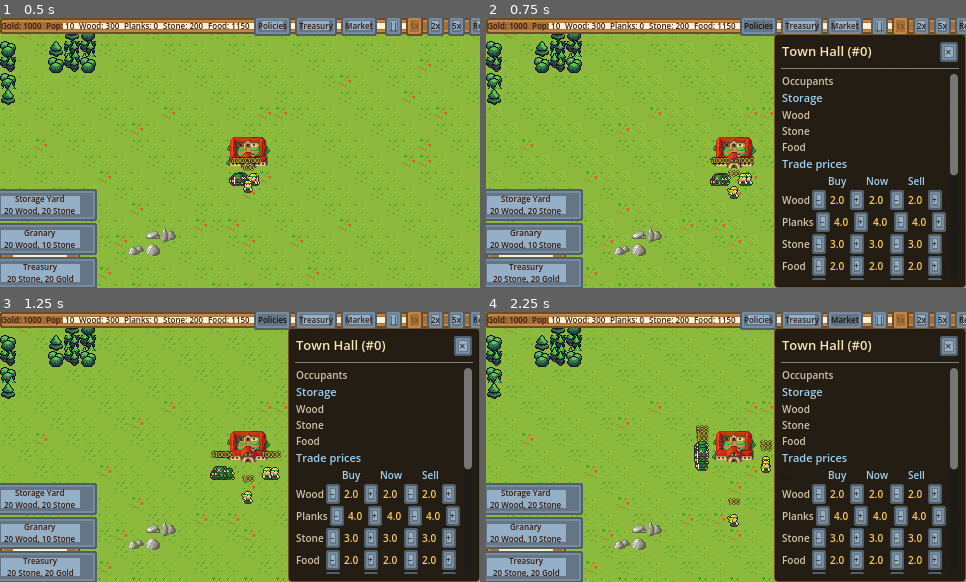
Above: before the commit, frames 1-4 (two rows, left to right).
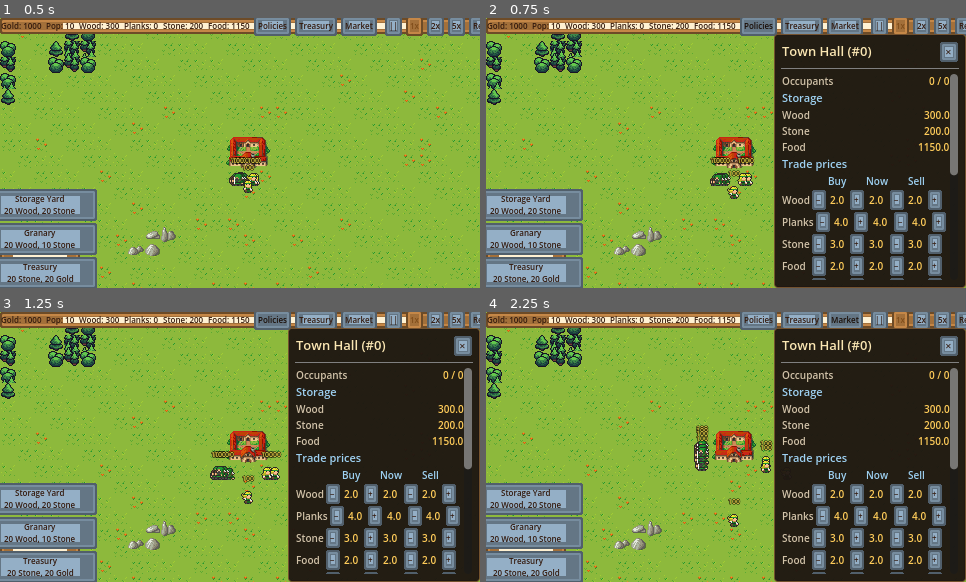
Above: after the commit, the same moments.

Repository: stierk/freepeople
Game: Godot game, scene res://scenes/main/Main.tscn
The game is run twice, just before and just after one commit, with the same random seed, the same clock (stepped at 60 frames per second) and the same inputs.
Inputs:
- Up to frame 1 (0.5 s): no input
- Up to frame 2 (0.75 s): click "Policies" at 0.5 s
- Up to frame 3 (1.25 s): no input
- Up to frame 4 (2.25 s): click "Treasury" at 1.25 s; click "Market" at 2 s

Frame 1 is identical in both runs. In frame 2, 0.4% of the frame differs, in the area x 90-97%, y 21-50%; in frame 3, 0.4%; in frame 4, 0.4%.

Commit message:
Rename Freepeople -> Freisassen; prep Android release (AAB, release keystore)
Rename across project title, Android package ID (de.hirth.freepeople ->
de.hirth.freisassen), the in-fiction glossary term for the inhabitants
(Freepeople/Freeperson -> Freisassen/Freisasse), docs, tooling, and agent
prompts. Fiction wording reviewed by story-keeper.

Android release prep for the first-ever Play Store upload:
- Remove the stray, half-configured 'Android 2' export preset.
- Lock gradle_build/min_sdk=24 and target_sdk=36 explicitly (previously
  blank, silently inheriting android/build/config.gradle's defaults).
- Untrack the old debug freepeople.apk/.idsig from deployments/ and
  ignore build artifacts (*.aab, *.apk) and signing keystores
  (*.keystore, *.jks) going forward.
- Rewrite README's Android section: Godot 4.3 -> 4.6, APK -> AAB,
  gradle_build reflects reality, adds a release-signing + local-testing
  (bundletool) section.
- Generate a release keystore (PKCS12, 25y validity) and wire it into
  the local, gitignored .godot/export_credentials.cfg.

Co-Authored-By: Claude Sonnet 5 <noreply@anthropic.com>

Diff:
--- a/project.godot
+++ b/project.godot
@@ -14,7 +14,7 @@
 
 [application]
 
-config/name="Freepeople"
+config/name="Freisassen"
 run/main_scene="res://scenes/main/Main.tscn"
 config/features=PackedStringArray("4.6", "Mobile")
 config/icon="res://icon.svg"
--- a/scenes/ui/components/InfoPanel.gd
+++ b/scenes/ui/components/InfoPanel.gd
@@ -113,7 +113,7 @@
 		return
 	_dirty = false
 	_refresh_cooldown = REFRESH_INTERVAL
-	_refresh()
+	_refresh(true)
 
 
 func _on_backdrop_input(event: InputEvent) -> void:
@@ -123,19 +123,28 @@
 		hide_panel()
 
 
-func _refresh() -> void:
+## `preserve_scroll` keeps the current scroll offset – used by the throttled auto-refresh,
+## so reading the lower rows doesn't jump back to the top every 0.3 s. Opening the panel
+## for a new building/inhabitant refreshes without it and therefore starts at the top.
+func _refresh(preserve_scroll: bool = false) -> void:
+	var previous_scroll: int = scroll.scroll_vertical if preserve_scroll else 0
 	_clear_content()
 	if _building_id != -1:
 		_refresh_building()
 	elif _inhabitant_id != -1:
 		_refresh_inhabitant()
 	# The panel has a fixed size (right side, 40% wide, full height below the HUD); the
-	# scroll fills the rest below the header. After a rebuild only reset to the top.
-	call_deferred("_reset_scroll")
-
-
-func _reset_scroll() -> void:
-	scroll.scroll_vertical = 0
+	# scroll fills the rest below the header.
+	_apply_scroll(previous_scroll)
+
+
+func _apply_scroll(value: int) -> void:
+	# The freshly added rows only reach their final height once the container has re-sorted;
+	# until then the ScrollContainer would clamp the write against the old (zero) content
+	# height. Wait one frame, then restore.
+	await get_tree().process_frame
+	if is_instance_valid(scroll):
+		scroll.scroll_vertical = value
 
 
 func _refresh_building() -> void:
@@ -321,8 +330,10 @@
 		_add_stepper("%s Subsidy" % Goods.DISPLAY_NAMES[good], policy.subsidy.get(good, 0.0),
 			_on_subsidy_changed.bind(building.id, good), -99.0)
 	_add_section("Welfare")
-	_add_stepper("Basic Income (Gold/day, negative = flat tax)", policy.basic_income,
-		_on_basic_income_changed.bind(building.id), -99.0)
+	# Short label so the row fits the narrow panel; the details live in the tooltip.
+	_add_stepper("Basic Income", policy.basic_income,
+		_on_basic_income_changed.bind(building.id), -99.0,
+		999.0, 0.5, "Gold per day for every Freisasse; negative = flat daily head tax.")
 
 
 func _on_subsidy_changed(value: float, building_id: int, good: int) -> void:
@@ -431,12 +442,15 @@
 
 ## Slider row: description (expand) + [−] value [+]. Lands in the ActionBox.
 func _add_stepper(name_text: String, value: float, on_changed: Callable,
-		min_val: float = 0.0, max_val: float = 999.0, step: float = 0.5) -> void:
+		min_val: float = 0.0, max_val: float = 999.0, step: float = 0.5,
+		tooltip: String = "") -> void:
 	var row := HBoxContainer.new()
 	row.add_theme_constant_override("separation", 4)
 
 	var name_label := Label.new()
 	name_label.text = name_text
+	name_label.tooltip_text = tooltip
+	name_label.mouse_filter = Control.MOUSE_FILTER_STOP if tooltip != "" else Control.MOUSE_FILTER_IGNORE
 	name_label.size_flags_horizontal = SIZE_EXPAND_FILL
 	name_label.add_theme_color_override("font_color", COLOR_LABEL)
 	name_label.add_theme_font_size_override("font_size", FONT_BODY)
Not shown, changed: export_presets.cfg
Not shown, changed: .claude/agents/code-reviewer.md
Not shown, changed: .claude/agents/story-keeper.md
Not shown, changed: .gitignore
Not shown, changed: CLAUDE.md
Not shown, changed: README.md
Not shown, removed: deployments/freepeople.apk
Not shown, removed: deployments/freepeople.apk.idsig
Not shown, changed: docs/GAME_DESIGN.md
Not shown, changed: tests/analyze_run.py
Not shown, changed: tools/bench.ps1
